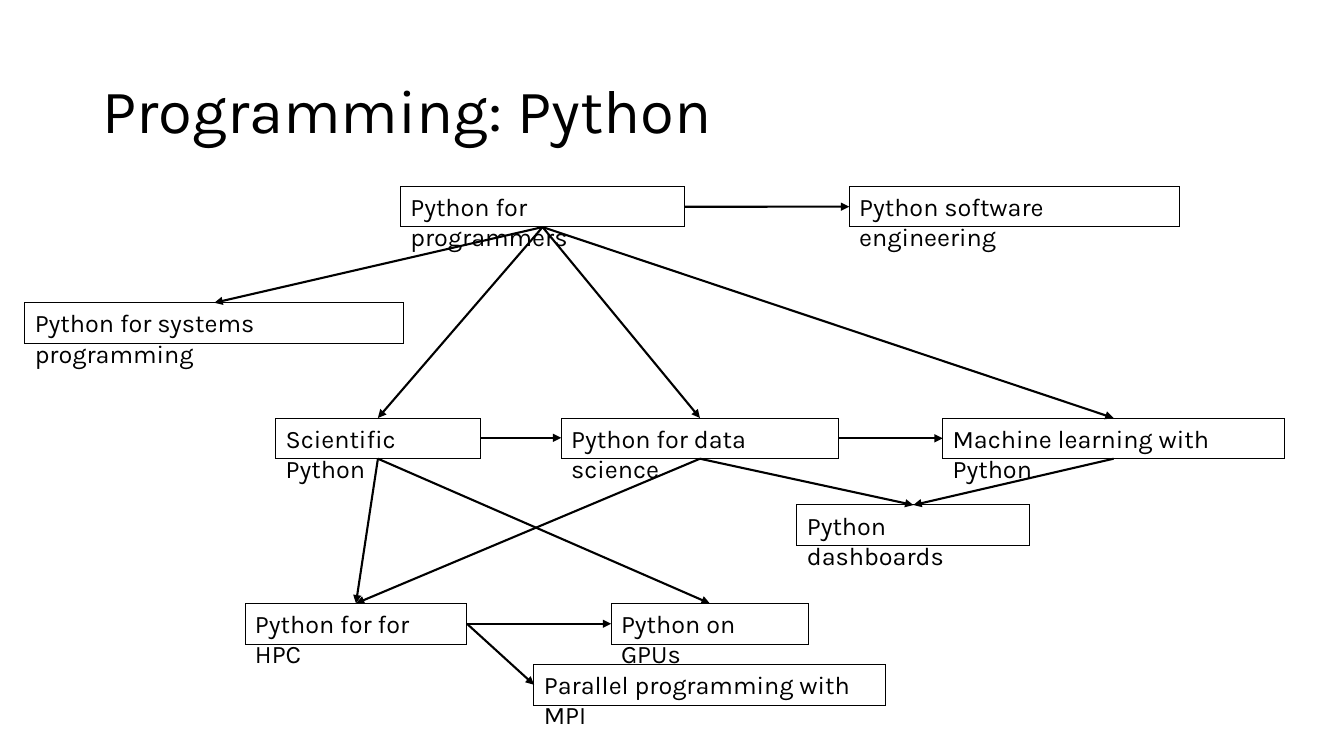
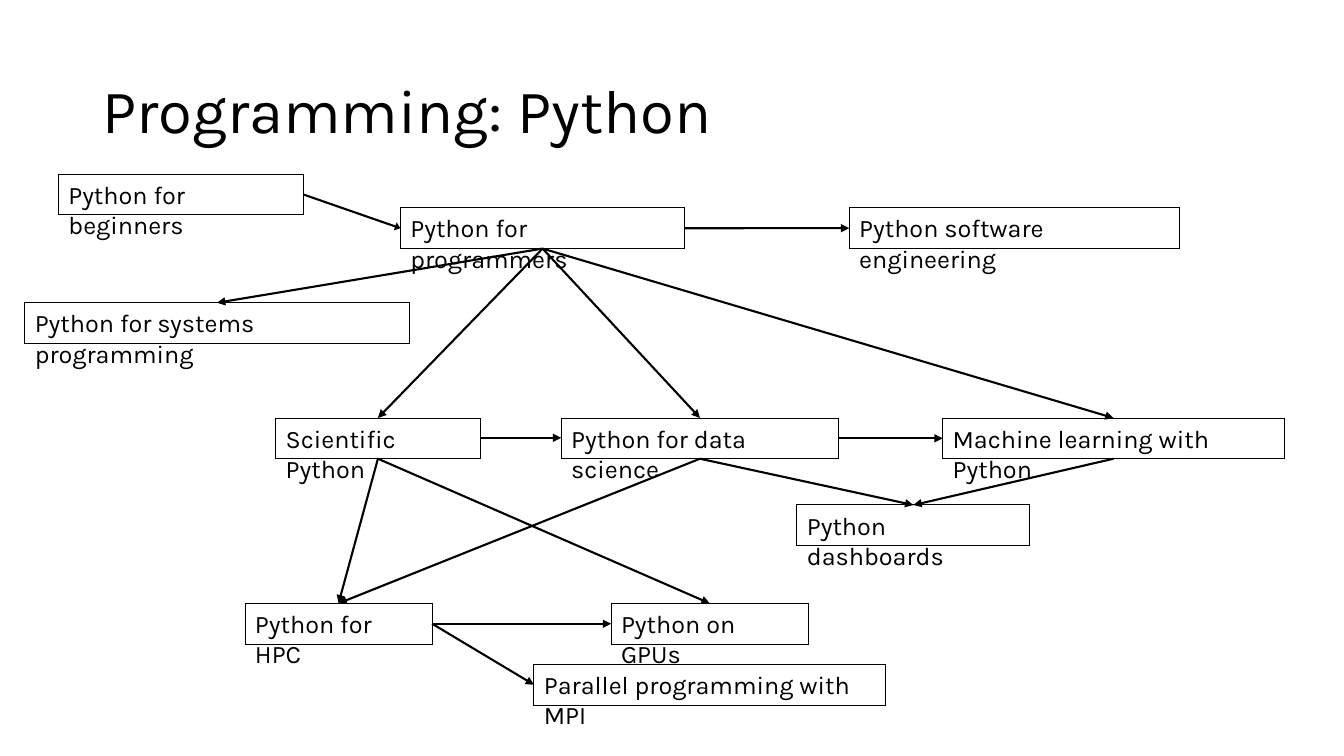
Before and after one commit to gjbex/Training-sessions, a slide deck: slide 7 of scientific_computing_skills_and_trainings.pptx (slide 6 before the commit). Drawn at 1344x756 pixels with LibreOffice and Linux fonts; fonts in the diff are those of the drawing. Boxes give left, top, right and bottom in pixels: in the first picture for what was removed or moved away, otherwise in the second. Text is boxed around its words. In the diff, an @@ line names an element or a change of style, - is before the commit and + after.

```diff
--- a/scientific_computing_skills_and_trainings.pptx
+++ b/scientific_computing_skills_and_trainings.pptx
@@ rectangle added at bbox=[58, 174, 303, 215], outline #000000 0.75 pt, 18 pt, text #000000 @@
+Python for beginners
@@ arrow added from (303, 195) to (400, 228), #000000 1.5 pt @@
@@ 2 rectangles, 1 arrow: place and size @@
-2 rectangles, 1 arrow at bbox=[400, 187, 1181, 227]
+2 rectangles, 1 arrow at bbox=[400, 208, 1181, 248]
@@ arrow moved from (542, 227) - (215, 302) to (542, 249) - (217, 302) @@
@@ arrow moved from (542, 227) - (378, 418) to (542, 249) - (378, 418) @@
@@ arrow moved from (542, 227) - (1114, 418) to (542, 249) - (1114, 418) @@
@@ arrow moved from (542, 227) - (700, 418) to (542, 249) - (700, 418) @@
@@ rectangle "Python for systems programming": place and size @@
-rectangle "Python for systems programming" at bbox=[25, 302, 404, 343]
+rectangle "Python for systems programming" at bbox=[25, 302, 409, 343]
@@ arrow moved from (700, 459) - (356, 604) to (700, 459) - (339, 604) @@
@@ arrow moved from (378, 459) - (356, 604) to (378, 459) - (339, 604) @@
@@ rectangle "Python for HPC": place and size @@
-rectangle "Python for HPC" at bbox=[245, 604, 467, 644]
+rectangle "Python for HPC" at bbox=[245, 604, 433, 644]
@@ text in rectangle at bbox=[255, 615, 371, 664]: text changed @@
-Python for for HPC
+Python for HPC
@@ arrow moved from (467, 624) - (611, 624) to (433, 624) - (611, 624) @@
@@ arrow moved from (467, 624) - (534, 685) to (433, 624) - (534, 685) @@
```
Also in this commit, not shown: 6 other slides changed, 1 slide added.
